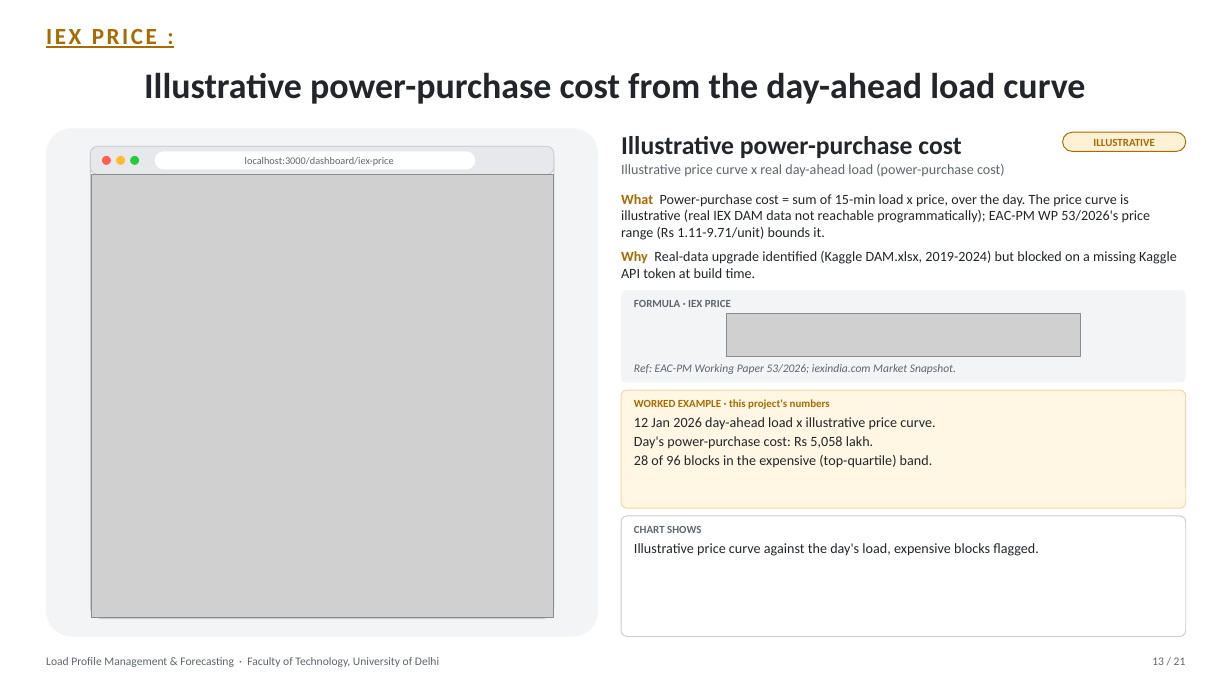
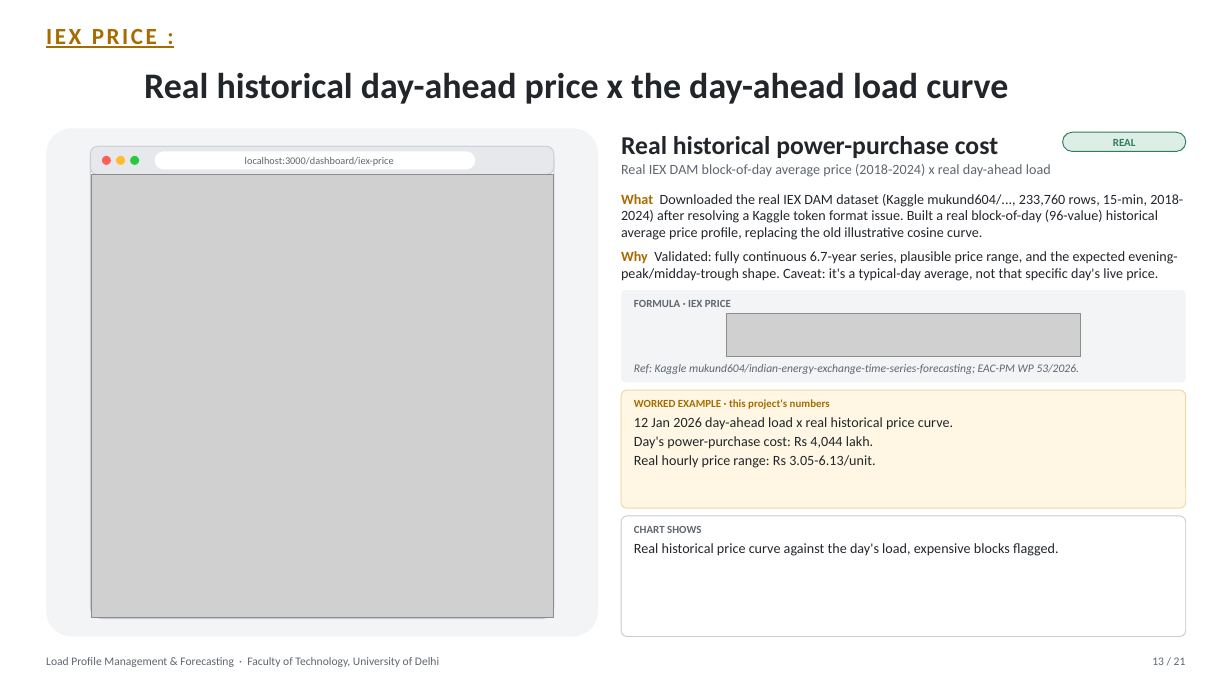
Before and after one commit to Vansh-lab/lpmf, a slide deck: slide 13 of docs/LPMF_Project_Presentation_v2.pptx. Drawn at 1232x693 pixels with LibreOffice and Linux fonts; fonts in the diff are those of the drawing; grey boxes stand for pictures. Boxes give left, top, right and bottom in pixels: in the first picture for what was removed or moved away, otherwise in the second. Text is boxed around its words. In the diff, an @@ line names an element or a change of style, - is before the commit and + after.

```diff
--- a/docs/LPMF_Project_Presentation_v2.pptx
+++ b/docs/LPMF_Project_Presentation_v2.pptx
@@ text at (144,72,1008,104): text changed @@
-Illustrative power-purchase cost from the day-ahead load curve
+Real historical day-ahead price x the day-ahead load curve
@@ text at (621,136,998,158): text changed @@
-Illustrative power-purchase cost
+Real historical power-purchase cost
@@ rounded rectangle "REAL" at (1063,132,1186,152): fill #FFF1D6 to #DDEEE6; outline #A86B00 0.75 pt to #2E7D5B 0.75 pt @@
@@ text in rounded rectangle at (1113,139,1136,146): text changed; text colour #A86B00 to #2E7D5B @@
-ILLUSTRATIVE
+REAL
@@ text at (621,164,1051,177): text changed @@
-Illustrative price curve x real day-ahead load (power-purchase cost)
+Real IEX DAM block-of-day average price (2018-2024) x real day-ahead load
@@ text at (621,194,1183,281): text changed @@
-What Power-purchase cost = sum of 15-min load x price, over the day. The price curve is illustrative (real IEX DAM data not reachable programmatically); EAC-PM WP 53/2026's price range (Rs 1.11-9.71/unit) bounds it.
-Why Real-data upgrade identified (Kaggle DAM.xlsx, 2019-2024) but blocked on a missing Kaggle API token at build time.
+What Downloaded the real IEX DAM dataset (Kaggle mukund604/..., 233,760 rows, 15-min, 2018-2024) after resolving a Kaggle token format issue. Built a real block-of-day (96-value) historical average price profile, replacing the old illustrative cosine curve.
+Why Validated: fully continuous 6.7-year series, plausible price range, and the expected evening-peak/midday-trough shape. Caveat: it's a typical-day average, not that specific day's live price.
@@ text at (634,364,1080,374): text changed @@
-Ref: EAC-PM Working Paper 53/2026; iexindia.com Market Snapshot.
+Ref: Kaggle mukund604/indian-energy-exchange-time-series-forecasting; EAC-PM WP 53/2026.
@@ text at (634,417,953,468): text changed @@
-12 Jan 2026 day-ahead load x illustrative price curve.
-Day's power-purchase cost: Rs 5,058 lakh.
-28 of 96 blocks in the expensive (top-quartile) band.
+12 Jan 2026 day-ahead load x real historical price curve.
+Day's power-purchase cost: Rs 4,044 lakh.
+Real hourly price range: Rs 3.05-6.13/unit.
@@ text at (634,543,1059,556): text changed @@
-Illustrative price curve against the day's load, expensive blocks flagged.
+Real historical price curve against the day's load, expensive blocks flagged.
```
Also in this commit, not shown: 2 other slides changed, 2 other files.
